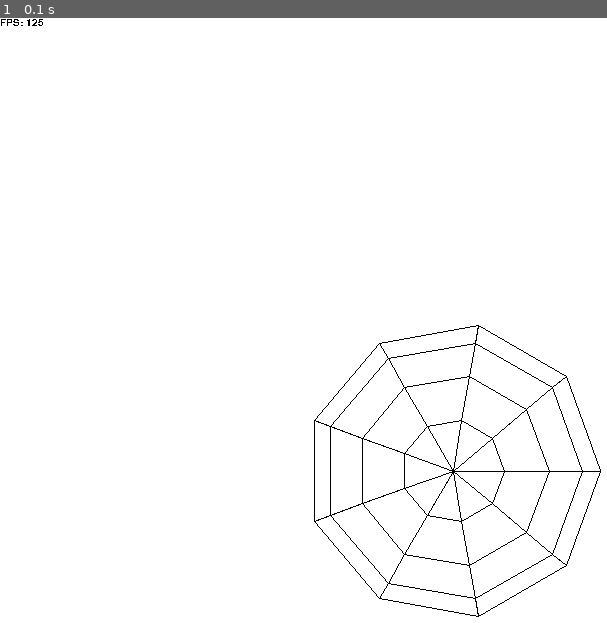
Above: before the commit, frame 1.
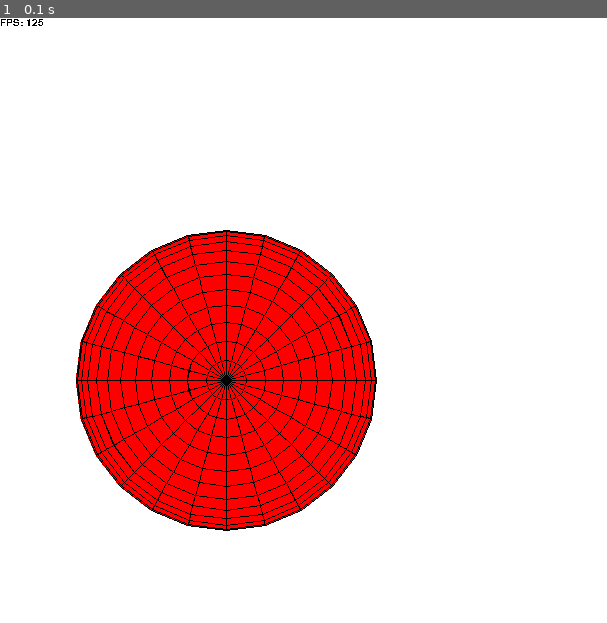
Above: after the commit, the same moment.

Repository: jubileusantos/pygame
Game: pygame game, started from render3d/main.py
Two runs of this game, one before a commit and one after it. Both use one fixed random seed, a clock stepped at 60 frames per second and the inputs below.
Inputs:
- Up to frame 1 (0.1 s): no input

The runs differ from the first frame. In frame 1, 20% of the frame differs, in the area x 12-100%, y 35-100%.

Commit message:
Added face painting for spheres

Diff:
--- a/render3d/main.py
+++ b/render3d/main.py
@@ -125,7 +125,7 @@
 
         return projectedPoints
 
-    def draw(self, surface: pygame.Surface=window, paintFaces: bool=False) -> None:
+    def draw(self, surface: pygame.Surface=window, drawEdges: bool=True, paintFaces: bool=False) -> None:
         pass
 
 class Square(BaseObject):
@@ -136,7 +136,7 @@
         self.points: list[Vector3] = [
             # Back
             Vector3(-1, -1, -1),
-            Vector3(1, -1, -1),
+            Vector3(.1, -1, -1),
             Vector3(1, 1, -1),
             Vector3(-1, 1, -1),
 
@@ -147,13 +147,12 @@
             Vector3(-1, 1, 1),
         ]
 
-    def draw(self, surface: pygame.Surface=window, paintFaces: bool=False) -> None:
+    def draw(self, surface: pygame.Surface=window, drawEdges: bool=True, paintFaces: bool=False) -> None:
         # Get points
         projectedPoints: list[Vector2] = self.getPoints()
 
         # Paint faces
         if paintFaces:
-            pointsToPaint: list[tuple[Vector2, tuple]] = []
             for face, indexes in faceVertices.square.items():
                 if len(indexes) == 0: continue
                 color = self.faceColors.setdefault(face, BLACK)
@@ -162,35 +161,14 @@
                 for index in indexes:
                     faceList.append(projectedPoints[index])
 
-                minX, maxX, minY, maxY = -faceDrawStep*2, WIDTH+faceDrawStep*2, faceDrawStep*2, HEIGHT+faceDrawStep*2
-                for point in faceList[:-1]:
-                    if point.x < minX:
-                        minX = point.x
-                    if point.x > maxX:
-                        maxX = point.x
-
-                    if point.y < minY:
-                        minY = point.y
-                    if point.y > maxY:
-                        maxY = point.y
-
-                for x in range(round(minX), round(maxX), faceDrawStep):
-                    for y in range(round(minY), round(maxY), faceDrawStep):
-                        pos = Vector2(x, y)
-                        if pointInPolygon(pos, faceList):
-                            pointsToPaint.append((pos, color))
-                            #pygame.draw.circle(surface, color, pos, faceDrawSize)
-                            pass
-
-            # Draw all face points
-            for point in pointsToPaint:
-                pygame.draw.circle(surface, point[1], point[0], faceDrawSize)
-
-        # Draw edges
-        for i in range(4):
-            pygame.draw.line(surface, self.color, projectedPoints[i], projectedPoints[(i + 1) % 4], self.edgeThickness)
-            pygame.draw.line(surface, self.color, projectedPoints[i+4], projectedPoints[(i + 1) % 4 + 4], self.edgeThickness)
-            pygame.draw.line(surface, self.color, projectedPoints[i], projectedPoints[i + 4], self.edgeThickness)
+                pygame.draw.polygon(surface, color, faceList)
+
+        if drawEdges:
+            # Draw edges
+            for i in range(0):
+                pygame.draw.line(surface, self.color, projectedPoints[i], projectedPoints[(i + 1) % 4], self.edgeThickness)
+                pygame.draw.line(surface, self.color, projectedPoints[i+4], projectedPoints[(i + 1) % 4 + 4], self.edgeThickness)
+                pygame.draw.line(surface, self.color, projectedPoints[i], projectedPoints[i + 4], self.edgeThickness)
 
 class Sphere(BaseObject):
     def __init__(self, pos: Vector3=None, radius: float=50, resolution: int=15, color: tuple=BLACK, edgeThickness: int=1,
@@ -211,34 +189,39 @@
                 z = self.pos.z + cos(lon)
                 self.points.append(Vector3(x, y, z))
 
-    def draw(self, surface: pygame.Surface=window, paintFaces: bool=False) -> None:
+    def draw(self, surface: pygame.Surface=window, drawEdges: bool=True, paintFaces: bool=False) -> None:
         # Get points
         projectedPoints = self.getPoints()
 
-        for i in range(self.resolution-1):
-            for j in range(self.resolution-1):
-                idx = j + i * self.resolution
-                idx1 = j + (i+1) * self.resolution
-                # Vertical
-                pygame.draw.line(surface, self.color, projectedPoints[idx], projectedPoints[idx+1], self.edgeThickness)
-                # Horizontal
-                pygame.draw.line(surface, self.color, projectedPoints[idx], projectedPoints[idx1], self.edgeThickness)
-
-        '''for i in range(len(projectedPoints)-1):
-            point1 = projectedPoints[i]
-            point2 = projectedPoints[i+1]
-            #print(f"Line from ({projectedPoints[i].x, projectedPoints[i].y}) to ({projectedPoints[i+1].x, projectedPoints[i+1].y})")
-            r = 0
-            pygame.draw.line(surface, self.color, (point1.x + randint(-r, r), point1.y + randint(-r, r)), (point2.x + randint(-r, r), point2.y + randint(-r, r)), self.edgeThickness)'''
-
-# Constants
-faceDrawStep = 4
-faceDrawSize = 3
+        if paintFaces:
+            # Paint faces
+            for i in range(self.resolution):
+                horizontalPoints: list[Vector2] = []
+                for j in range(self.resolution):
+                    horizontalPoints.append(projectedPoints[i + (j) * self.resolution])
+
+                # Horizontal Lines
+                pygame.draw.polygon(surface, self.color, horizontalPoints)
+
+                # Vertical Lines
+                startIdx = i * self.resolution
+                endIdx = i * self.resolution + self.resolution
+                pygame.draw.polygon(surface, self.color, projectedPoints[startIdx:endIdx])
+
+        if drawEdges:
+            for i in range(self.resolution-1):
+                for j in range(self.resolution-1):
+                    idx = i + j * self.resolution
+                    idx1 = i + (j+1) * self.resolution
+                    # Horizontal
+                    pygame.draw.line(surface, BLACK, projectedPoints[idx], projectedPoints[idx1], self.edgeThickness)
+                    # Vertical
+                    pygame.draw.line(surface, BLACK, projectedPoints[idx], projectedPoints[idx+1], self.edgeThickness)
 
 # Modes
-orthographicProjection = True         # If false, Perspective Projeciton will be used
+orthographicProjection = True         # If false, Perspective Projection will be used
 autoResetGlobalPosition = False
-autoResetGlobalRotation = True
+autoResetGlobalRotation = False
 
 # Movement
 GLOBAL_POSITION = Vector3(0, 0, 5)
@@ -255,15 +238,15 @@
 objects: list[BaseObject] = []
 for i in range(1):
     faceColors = {
-        "left": RED,
         "right": GREEN,
         "front": YELLOW,
         "back": BLUE,
         "top": BLACK,
-        "bottom": ORANGE
+        "bottom": ORANGE,
+        "left": RED,
     }
     #objects.append(Square(pos=Vector3(randint(100, WIDTH-100), randint(100, HEIGHT-100), randint(1, 5)), size=150, edgeThickness=2, faceColors=faceColors))
-    objects.append(Sphere(pos=Vector3(3, 3, 1), radius=150, resolution=10, edgeThickness=1, faceColors=faceColors))
+    objects.append(Sphere(color=RED, pos=Vector3(randint(10, 30)/10, randint(10, 30)/10, 1), radius=150, resolution=25, edgeThickness=1, faceColors=faceColors))
 
 # States
 leftButtonDown = False
@@ -314,9 +297,11 @@
         rotationAdd = rotationAdd.lerp(Vector3(0, 0, 0), rotationAddCapLerp)
 
     # Add global position and rotation
-    if not autoResetGlobalPosition and not leftButtonDown and positionAdd.length_squared() > 0:
+    if not autoResetGlobalPosition and not leftButtonDown and not rightButtonDown and positionAdd.length_squared() > 0:
+        print("Adding global position")
         GLOBAL_POSITION += positionAdd * .1
-    if not autoResetGlobalRotation and not rightButtonDown and rotationAdd.length_squared() > 0:
+    if not autoResetGlobalRotation and not rightButtonDown and not leftButtonDown and rotationAdd.length_squared() > 0:
+        print("Adding global rotation")
         GLOBAL_ROTATION += rotationAdd * .1
 
     # Reset global position and rotation
@@ -334,7 +319,7 @@
 
     # Draw objects
     for obj in objects:
-        obj.draw(paintFaces=False)
+        obj.draw(paintFaces=True, drawEdges=True)
 
     # Show FPS
     drawText(f"FPS: {1000/dt:.0f}", Vector2(), fontSize=15)
